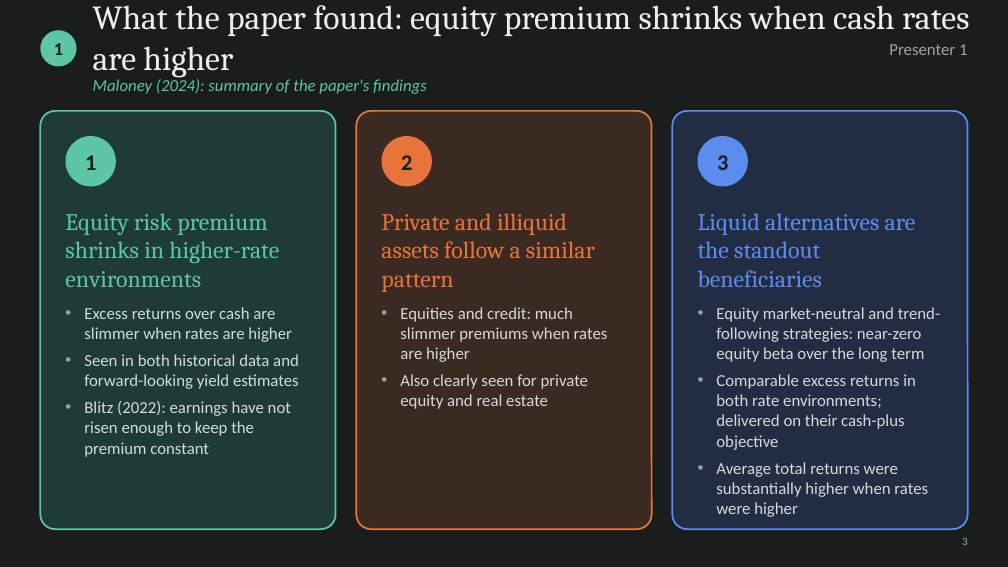
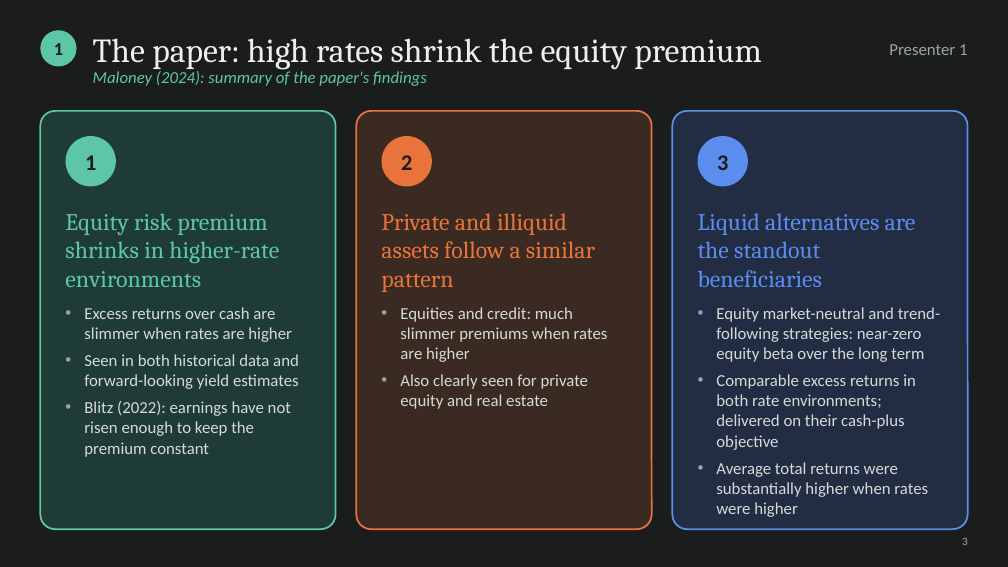
Before and after one commit to cyee02/MQF, a slide deck: slide 3 of QF600/Final Assignment/04 - Presentation Slides Group 6.pptx. Drawn at 1008x567 pixels with LibreOffice and Linux fonts; fonts in the diff are those of the drawing. Boxes give left, top, right and bottom in pixels: in the first picture for what was removed or moved away, otherwise in the second. Text is boxed around its words. In the diff, an @@ line names an element or a change of style, - is before the commit and + after.

```diff
--- a/QF600/Final Assignment/04 - Presentation Slides Group 6.pptx
+++ b/QF600/Final Assignment/04 - Presentation Slides Group 6.pptx
@@ text at (93, 38, 761, 70): text changed @@
-What the paper found: equity premium shrinks when cash rates are higher
+The paper: high rates shrink the equity premium
@@ text "Maloney (2024): summary of the ...": place and size @@
-text "Maloney (2024): summary of the ..." at (93, 79, 427, 94)
+text "Maloney (2024): summary of the ..." at (93, 69, 427, 86)
```
Also in this commit, not shown: 23 other slides changed, 7 other files.
